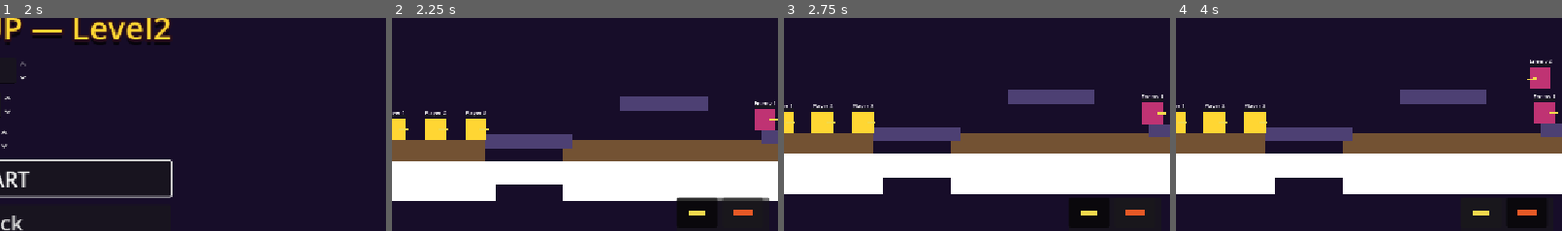
Above: before the commit, frames 1-4 (left to right).
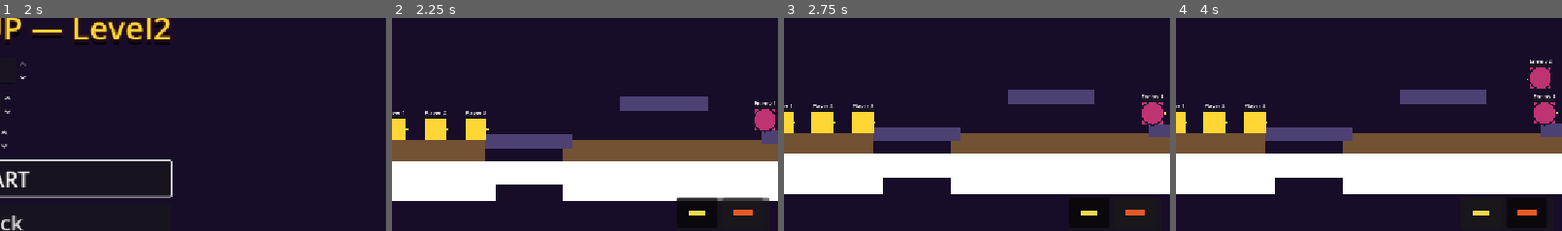
Above: after the commit, the same moments.

Repository: SDVGames-Studio/forms
Game: Godot game, scene res://Main.tscn
Same seed, same stepped clock (60 frames per second), same inputs: the game is played once before the commit and once after it.
Inputs (mouse positions are % of the whole screen's width and height, from its top left):
- Up to frame 1 (2 s): click "New game" at 0.5 s; click "Level 2" at 1.25 s
- Up to frame 2 (2.25 s): click "START" at 2 s
- Up to frame 3 (2.75 s): no input
- Up to frame 4 (4 s): click (90, 71) at 2.77 s; click (95, 71) at 3.52 s
The pictures show only the part of the screen within x 50-100%, y 25-75%; the shares and areas given below are measured in that part.

Frame 1 is identical in both runs. In frame 2, 0.1% of the frame differs, in the area x 93-100%, y 42-55%; in frame 3, 0.1%; in frame 4, 0.2%, in the area x 91-99%, y 23-51%.

Commit message:
feat(teams): distinct body shapes for all default teams (#226)
Default teams now each wear their own shape: Team 1 stays square,
Team 2 becomes circle (GameConfig.default_teams). Npc.gd gains the
team_shape export + ShapeVisual body (mirroring Player figures), so
the computer team actually renders its shape in the levels; the hit
flash tints whichever body visual is active. GameConfig.apply stages
teams[1]'s shape on enemy NPCs and teams[0]'s on player-side NPCs
(duel), and LevelDuel.tscn authors Red AI as a circle like its color.
Adds tests/test_issue226 headless regression.

Diff:
--- a/LevelDuel.tscn
+++ b/LevelDuel.tscn
@@ -69,6 +69,7 @@
 script = ExtResource("1_npc")
 display_name = "Red AI"
 team_color = Color(0.75, 0.2, 0.45, 1)
+team_shape = "circle"
 
 [node name="RedAIShape" type="CollisionShape2D" parent="RedAI"]
 shape = SubResource("CircleShape2D_body")
--- a/Npc.gd
+++ b/Npc.gd
@@ -46,6 +46,12 @@
 ## health bar fill and hit flash all derive from it.
 @export var team_color := Color(0.75, 0.2, 0.45, 1)
 
+## Issue #226: figure body shape of this NPC's team (square, circle,
+## triangle, star or ellipse — same vocabulary as Player.team_shape).
+## Square keeps the plain ColorRect body; other shapes draw a
+## ShapeVisual body (see _apply_team_shape).
+@export var team_shape := "square"
+
 ## Issue #121: which side this AI fights for. "enemy" (default) behaves
 ## exactly as before; "player" places the figure in the player team, so a
 ## level can stage a computer-vs-computer duel the user only spectates.
@@ -63,6 +69,9 @@
 var health: int = MAX_HEALTH
 var _bar_fill: ColorRect
 var _visual: ColorRect
+## Issue #226: ShapeVisual body drawn instead of the ColorRect body when
+## the team shape is not a square.
+var _shape_visual: Control
 var _dead := false
 var _target: Node2D
 var _cooldown_left := 0.0
@@ -137,6 +146,39 @@
 			rect.color = team_color
 
 
+## Issue #226: apply the team's body shape after the fact (called by
+## GameConfig.apply once the level staged the teams).
+func set_team_shape(value: String) -> void:
+	team_shape = value
+	_apply_team_shape()
+
+
+## Issue #226: non-square team shapes replace the plain ColorRect body
+## with a ShapeVisual drawing the team polygon (mirrors Player.gd).
+func _apply_team_shape() -> void:
+	if team_shape == "square" or _visual == null:
+		return
+	if _shape_visual == null:
+		_visual.visible = false
+		_shape_visual = load("res://scripts/ShapeVisual.gd").new()
+		_shape_visual.name = "VisualShape"
+		_shape_visual.offset_left = -32.0
+		_shape_visual.offset_top = -32.0
+		_shape_visual.offset_right = 32.0
+		_shape_visual.offset_bottom = 32.0
+		add_child(_shape_visual)
+	_shape_visual.set_shape(team_shape)
+	_shape_visual.set_shape_color(team_color)
+
+
+## Issue #226: tint whichever body visual is active (hit flash).
+func _set_body_color(value: Color) -> void:
+	if _shape_visual != null:
+		_shape_visual.set_shape_color(value)
+	else:
+		_visual.color = value
+
+
 func _ready() -> void:
 	# Issue #39 rework: characters collide with each other (world + both
 	# character layers) but never push — a walking figure is simply BLOCKED
@@ -173,6 +215,7 @@
 	_visual.offset_bottom = 32.0
 	_visual.color = team_color
 	add_child(_visual)
+	_apply_team_shape()
 
 	_build_health_bar()
 	# Issue #66: give this NPC the standard weapon so it can use the full
@@ -248,9 +291,9 @@
 	health = clampi(health - amount, 0, MAX_HEALTH)
 	_update_bar()
 	# Hit flash.
-	_visual.color = Color(1.0, 0.6, 0.7, 1)
+	_set_body_color(Color(1.0, 0.6, 0.7, 1))
 	get_tree().create_timer(0.1).timeout.connect(
-		func() -> void: _visual.color = team_color)
+		func() -> void: _set_body_color(team_color))
 	if health == 0:
 		_die()
 
--- a/scripts/GameConfig.gd
+++ b/scripts/GameConfig.gd
@@ -64,9 +64,9 @@
 const MAX_TEAMS := 8
 
 
-## Issue #208: the default set of teams = the teams that are in the
+## Issue #226: the default set of teams = the teams that are in the
 ## levels, with NEUTRAL names (owner rework: no player/enemies concept
-## in the team configuration).
+## in the team configuration) and DISTINCT body shapes per team.
 static func default_teams() -> Array:
 	var first_names: Array[String] = []
 	for member_name in member_names:
@@ -82,7 +82,7 @@
 		},
 		{
 			"label": "Team 2", "color": Color(0.75, 0.2, 0.45, 1),
-			"shape": "square",
+			"shape": "circle",
 			"names": second_names,
 			"skill": ai_skill, "friendly_fire": ai_friendly_fire,
 		},
@@ -197,6 +197,11 @@
 
 
 static func apply(level: Node) -> void:
+	# Issue #226: make sure the team set is loaded (fresh defaults give
+	# every team its own shape) even if the player never opened the team
+	# menu.
+	if teams.is_empty():
+		load_teams()
 	# Trim the player team: keep the hero plus team_size - 1 teammates.
 	var teammates: Array[String] = ["Teammate1", "Teammate2"]
 	for i in teammates.size():
@@ -209,6 +214,10 @@
 	# Issue #180: AI behavior parameters come from the team configuration:
 	# skill maps onto the difficulty bands, friendly-fire passes through.
 	var ai_difficulty := 0 if ai_skill <= 3 else (1 if ai_skill <= 7 else 2)
+	# Issue #226: the computer team wears its own body shape — enemy NPCs
+	# take teams[1]'s shape, NPCs staged for the player side (duel levels,
+	# team = "player") take teams[0]'s, mirroring how the colors are staged.
+	var enemy_shape := str(teams[1]["shape"]) if teams.size() > 1 else team_shape
 	for i in npcs.size():
 		var npc := level.get_node_or_null(NodePath(npcs[i]))
 		if npc == null:
@@ -220,6 +229,9 @@
 			npc.set("difficulty", ai_difficulty)
 		if npc.get("ai_friendly_fire") != null:
 			npc.set("ai_friendly_fire", ai_friendly_fire)
+		if npc.has_method("set_team_shape"):
+			npc.call("set_team_shape",
+				team_shape if str(npc.get("team")) == "player" else enemy_shape)
 	# Issue #169: apply the customised team color, shape and names.
 	var members := level.get_tree().get_nodes_in_group("player_team")
 	for member in members:
--- /dev/null
+++ b/tests/test_issue226.gd
@@ -0,0 +1,64 @@
+extends Node
+## Regression check for issue #226: every default team has its own body
+## shape and the levels actually stage the shapes (player team vs the
+## computer team must differ).
+##
+## Run headless: godot --headless res://tests/test_issue226.tscn
+## Exit code 0 = pass.
+
+const LEVELS := ["res://Level.tscn", "res://LevelDuel.tscn"]
+
+
+func _ready() -> void:
+	var ok := true
+
+	# Fresh defaults: distinct shape per team.
+	GameConfig.teams = GameConfig.default_teams()
+	var shapes: Array[String] = []
+	for team in GameConfig.teams:
+		shapes.append(str(team["shape"]))
+	print("ISSUE226 default team shapes=", shapes)
+	ok = ok and shapes.size() >= 2 and shapes[0] != shapes[1]
+	ok = ok and shapes.has("square") and shapes.has("circle")
+
+	# An NPC renders a non-square team shape: the ColorRect body hides
+	# and a same-sized ShapeVisual body takes its place.
+	var npc: CharacterBody2D = load("res://Npc.gd").new()
+	add_child(npc)
+	for i in 5:
+		await get_tree().physics_frame
+	npc.set_team_shape("circle")
+	var visual := npc.get_node_or_null("VisualShape")
+	print("ISSUE226 npc VisualShape=", visual != null,
+		" shape=", visual.shape if visual else "-",
+		" color_ok=", visual.shape_color == npc.team_color if visual else false,
+		" rect_hidden=", not npc._visual.visible)
+	ok = ok and visual != null and str(visual.shape) == "circle"
+	ok = ok and visual.shape_color == npc.team_color
+	ok = ok and not npc._visual.visible
+	npc.queue_free()
+	for i in 5:
+		await get_tree().physics_frame
+
+	# Levels: after GameConfig.apply the computer team's shape differs
+	# from the player team's shape.
+	for path in LEVELS:
+		GameConfig.teams = GameConfig.default_teams()
+		GameConfig._sync_from_teams()
+		var level: Node = load(path).instantiate()
+		add_child(level)
+		for i in 10:
+			await get_tree().physics_frame
+		var enemy_shape := ""
+		for figure in get_tree().get_nodes_in_group("enemy_team"):
+			if figure.get("team_shape") != null:
+				enemy_shape = str(figure.get("team_shape"))
+		print("ISSUE226 ", path, " player=", GameConfig.team_shape,
+			" enemy=", enemy_shape)
+		ok = ok and enemy_shape != "" and enemy_shape != GameConfig.team_shape
+		level.queue_free()
+		for i in 5:
+			await get_tree().physics_frame
+
+	print("ISSUE226 ok=", ok)
+	get_tree().quit(0 if ok else 1)
--- /dev/null
+++ b/tests/test_issue226.tscn
@@ -0,0 +1,6 @@
+[gd_scene load_steps=2 format=3]
+
+[ext_resource type="Script" path="res://tests/test_issue226.gd" id="1_i226"]
+
+[node name="Issue226Test" type="Node"]
+script = ExtResource("1_i226")
